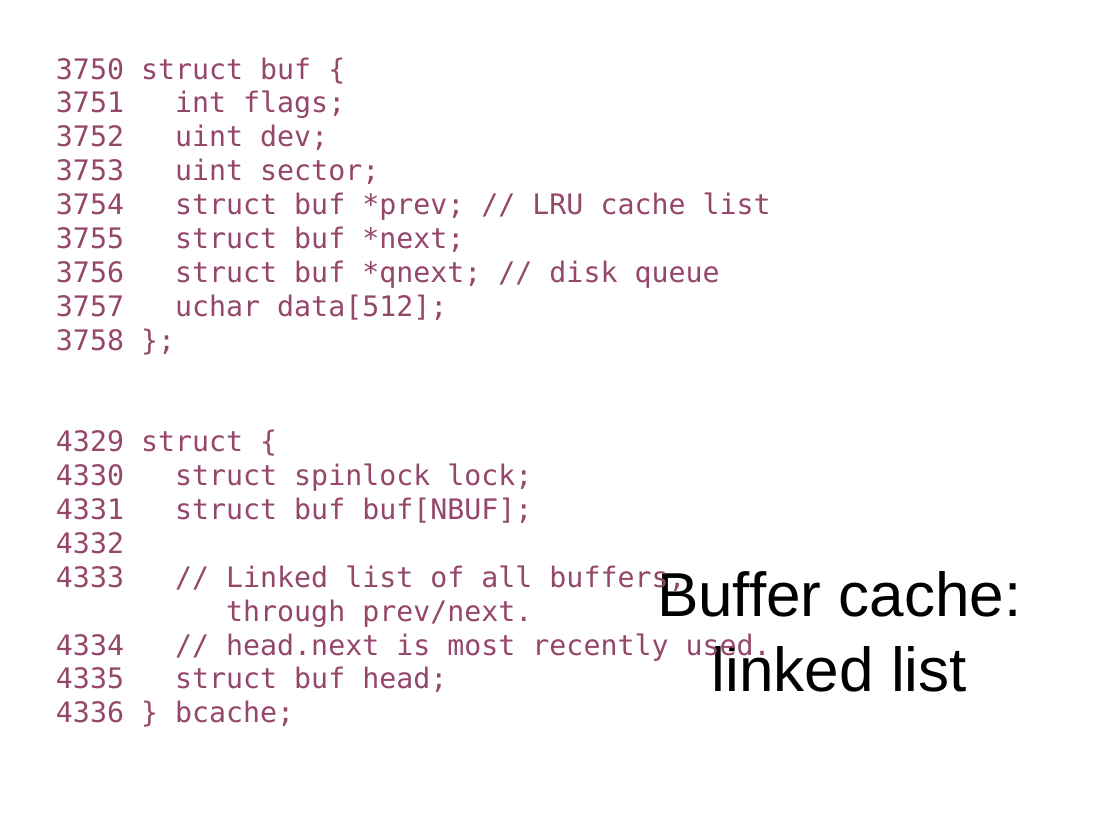
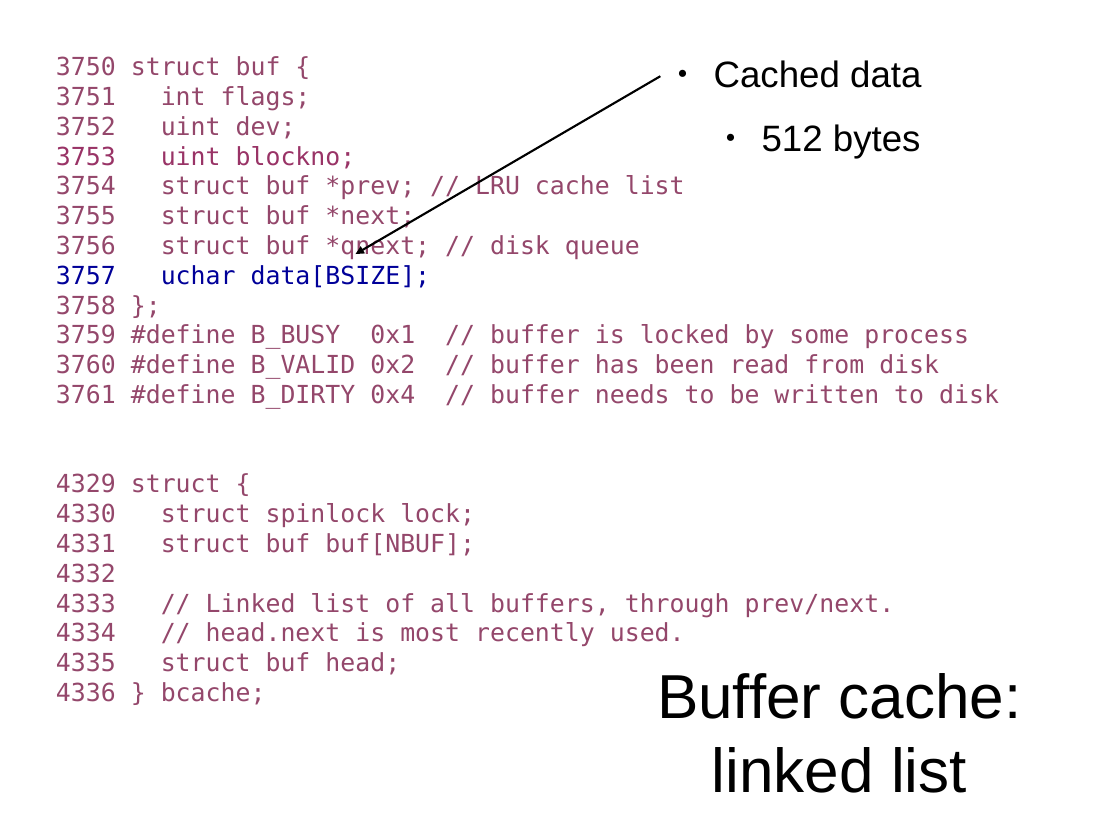
Before and after one commit to antonburtsev/cs5460, a slide deck: slide 24 of lectures/lecture16-file-system/lecture16-file-system.odp (slide 19 before the commit). Drawn at 1120x840 pixels with LibreOffice and Linux fonts; fonts in the diff are those of the drawing. Boxes give left, top, right and bottom in pixels: in the first picture for what was removed or moved away, otherwise in the second. Text is boxed around its words. In the diff, an @@ line names an element or a change of style, - is before the commit and + after.

Commit message:
Lecture 16 file system (Buffer cache)

```diff
--- a/lectures/lecture16-file-system/lecture16-file-system.odp
+++ b/lectures/lecture16-file-system/lecture16-file-system.odp
@@ text at <box>56,56,685,675</box>: size 20 to 17.6 pt in "3750 struct buf {", "3751 int flags;", "3752 uint dev;", "3754 struct buf *prev; // LRU cache ..." and 10 more places @@
@@ arrow added from (661, 76) to (356, 254), #000000 1.5 pt @@
@@ text added at <box>714,60,921,158</box>, 26 pt, text #000000 @@
+● Cached data
+  ● 512 bytes
@@ text at <box>56,146,356,169</box>: text changed; size 20 to 17.6 pt; text colour #94476B to #993366 @@
-3753 uint sector;
+3753 uint blockno;
@@ text at <box>56,265,431,288</box>: text changed; size 20 to 17.6 pt; text colour #94476B to #000099 @@
-3757 uchar data[512];
+3757 uchar data[BSIZE];
@@ text at <box>56,324,999,409</box>: paragraphs added @@
+3759 #define B_BUSY 0x1 // buffer is locked by some process
+3760 #define B_VALID 0x2 // buffer has been read from disk
+3761 #define B_DIRTY 0x4 // buffer needs to be written to disk
@@ text at <box>56,593,895,618</box>: text changed; size 20 to 17.6 pt @@
-4333 // Linked list of all buffers,
-through prev/next.
+4333 // Linked list of all buffers, through prev/next.
@@ title "Buffer cache: linked list": place and size @@
-title "Buffer cache: linked list" at <box>657,571,1022,692</box>
+title "Buffer cache: linked list" at <box>657,673,1022,793</box>
```
Also in this commit, not shown: 8 other slides changed, 8 slides added, 2 other files.
